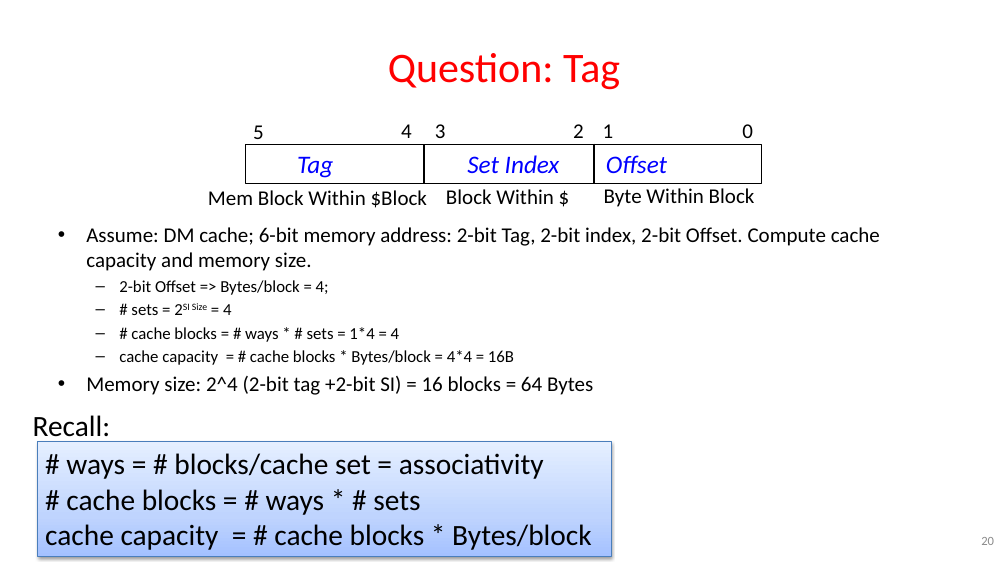
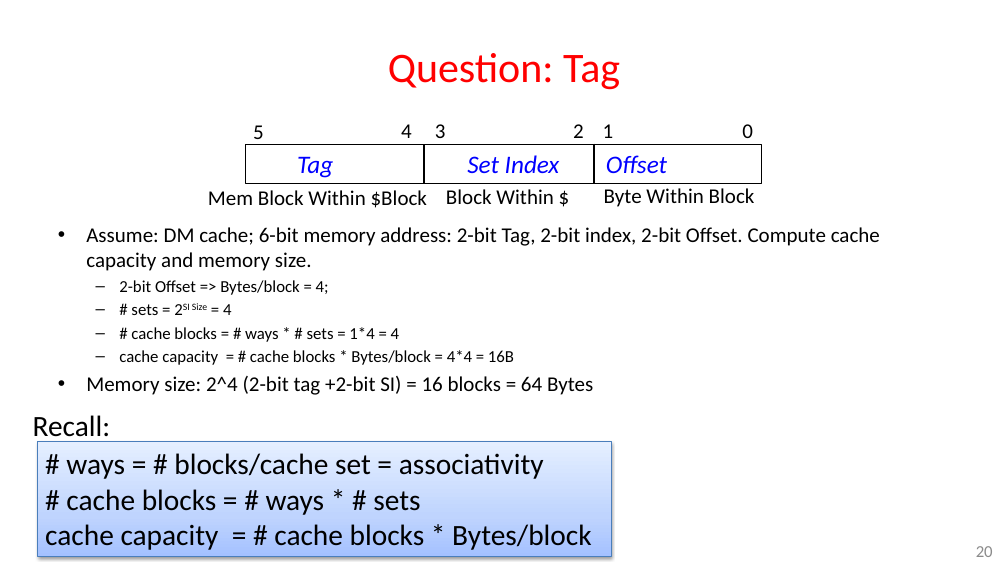
Before and after one commit to guhofstra/CSC256Fa25, a slide deck: slide 20 of PPTs/L7-Exercises ANS.pptx. Drawn at 1008x567 pixels with LibreOffice and Linux fonts; fonts in the diff are those of the drawing. Boxes give left, top, right and bottom in pixels: in the first picture for what was removed or moved away, otherwise in the second. Text is boxed around its words. In the diff, an @@ line names an element or a change of style, - is before the commit and + after.

```diff
--- a/PPTs/L7-Exercises ANS.pptx
+++ b/PPTs/L7-Exercises ANS.pptx
@@ page number: place and size @@
-page number at [981, 537, 994, 545]
+page number at [976, 546, 993, 557]
@@ page number at [976, 546, 993, 557]: size 12 to 16 pt @@
```
Also in this commit, not shown: 45 other slides changed, 1 other file.
